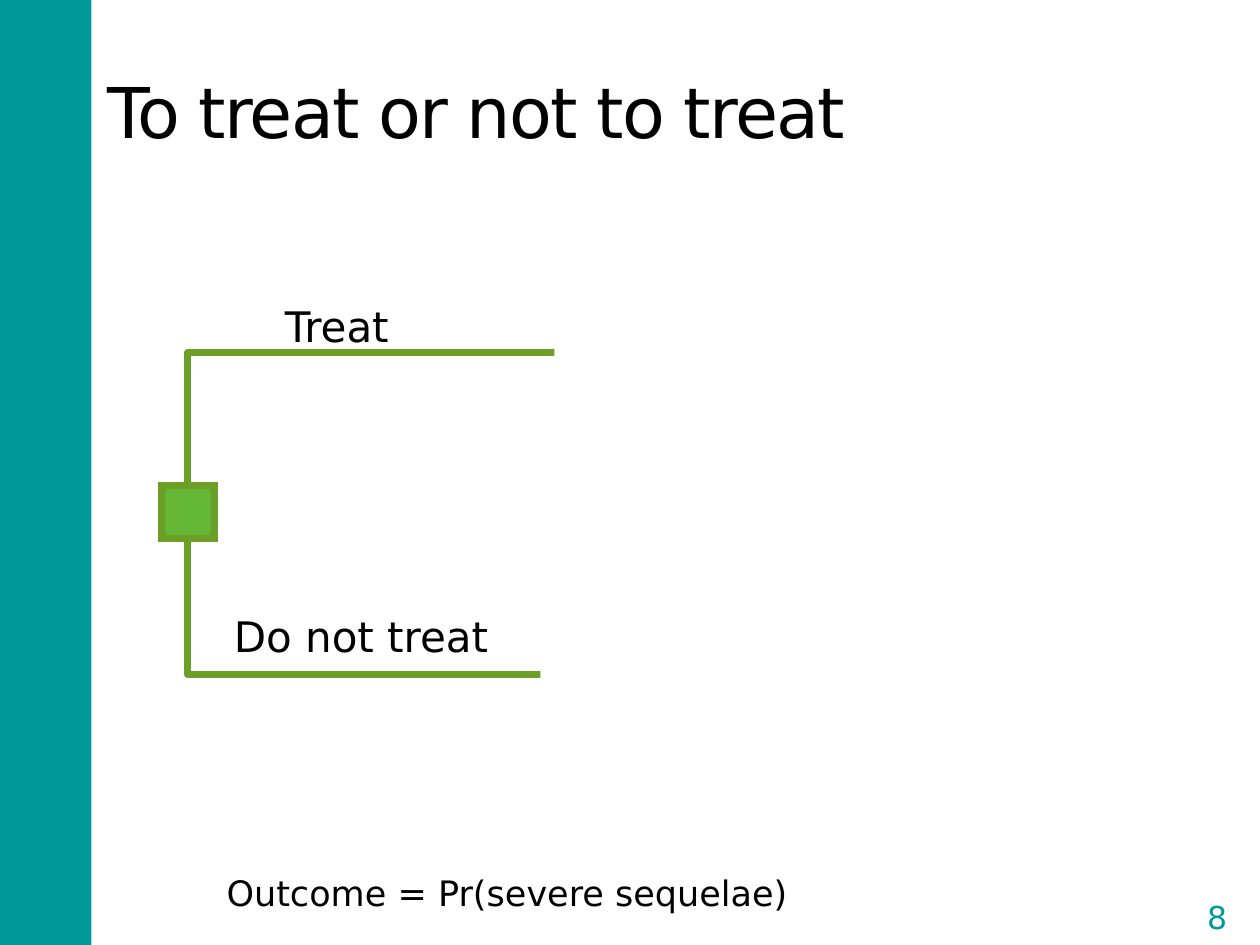
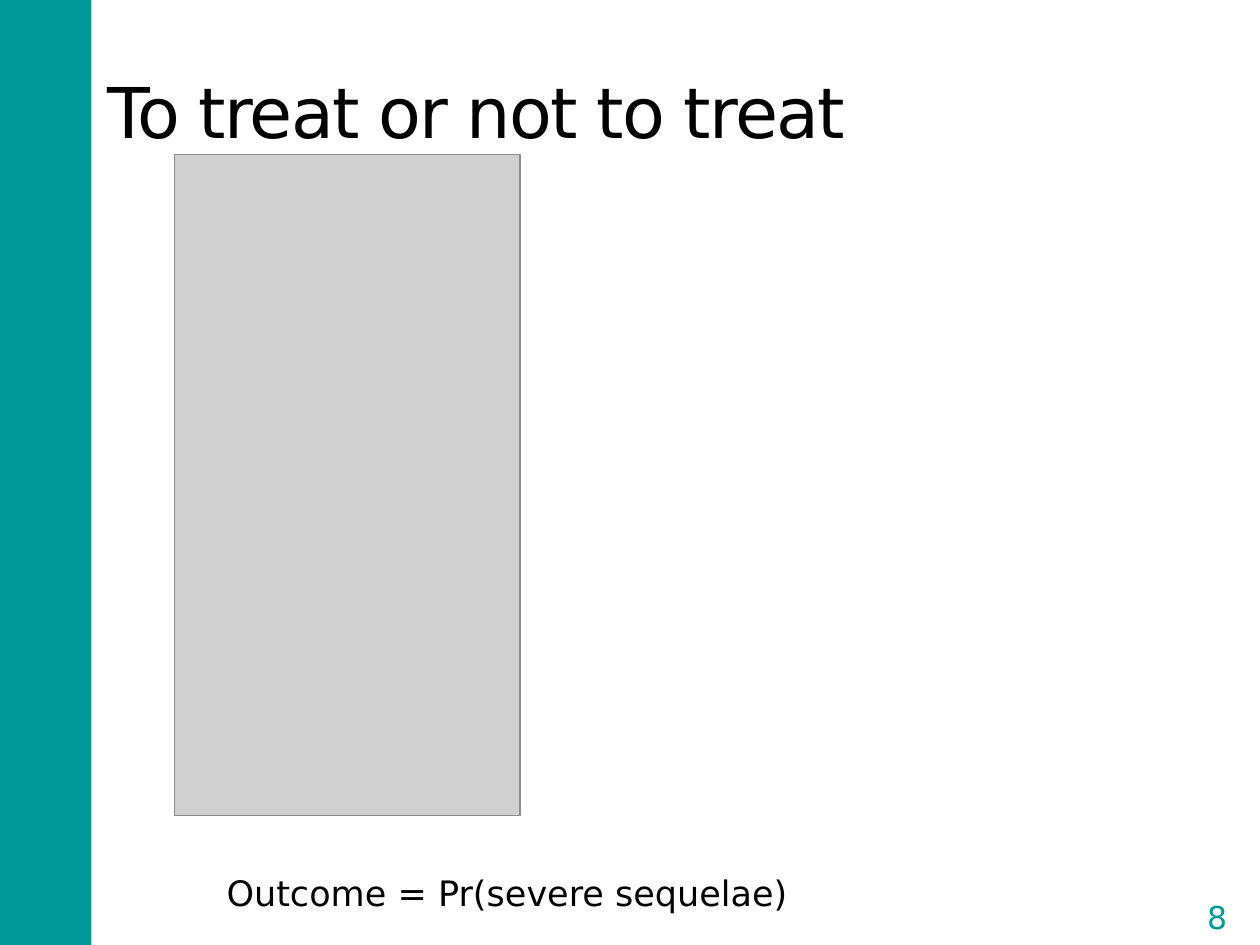
Before and after one commit to DARTH-git/Course-Modularization, a slide deck: slide 8 of static/Course_Modularization/Decision trees/Slides/DecisionTreeSlides_video_2.pptx. Drawn at 1260x945 pixels with LibreOffice and Linux fonts; fonts in the diff are those of the drawing; grey boxes stand for pictures. Boxes give left, top, right and bottom in pixels: in the first picture for what was removed or moved away, otherwise in the second. Text is boxed around its words. In the diff, an @@ line names an element or a change of style, - is before the commit and + after.

```diff
--- a/static/Course_Modularization/Decision trees/Slides/DecisionTreeSlides_video_2.pptx
+++ b/static/Course_Modularization/Decision trees/Slides/DecisionTreeSlides_video_2.pptx
@@ picture added at [174,155,520,816] @@
@@ rectangle removed at [554,179,1176,485] @@
@@ text removed at [285,311,389,352] @@
-Treat
@@ freeform shape removed at [188,353,575,504] @@
@@ rectangle removed at [161,485,214,538] @@
@@ rectangle removed at [541,496,1162,803] @@
@@ freeform shape removed at [188,539,572,674] @@
@@ text removed at [234,621,488,653] @@
-Do not treat
```
Also in this commit, not shown: 7 other slides changed, 6 slides added, 1 slide removed, 1 other file.
